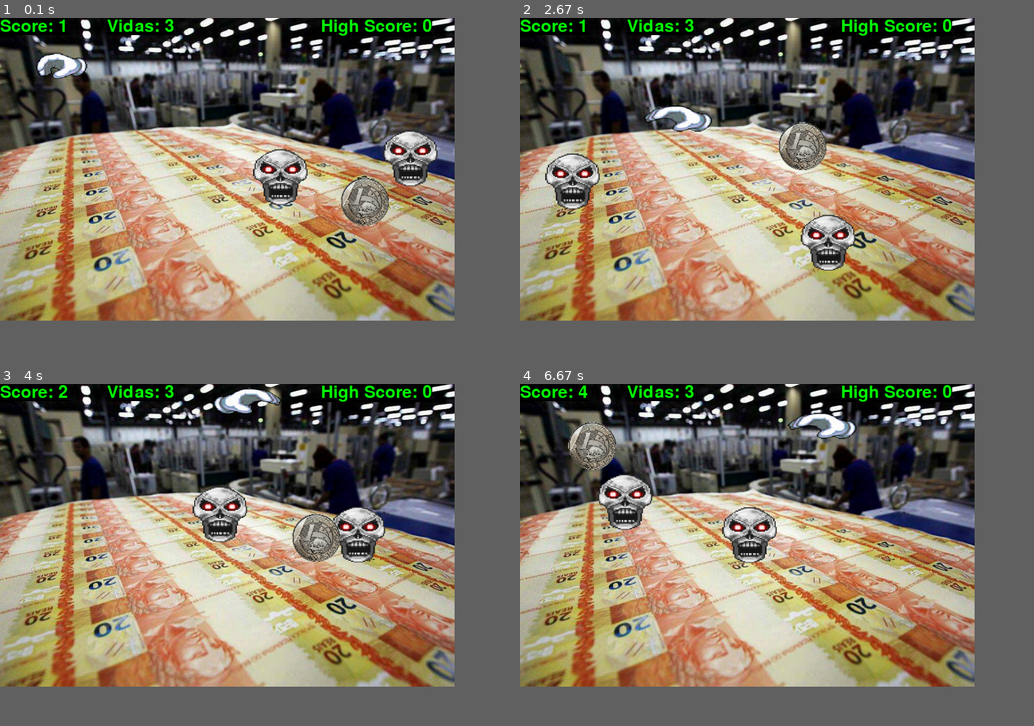
Above: before the commit, frames 1-4 (two rows, left to right).
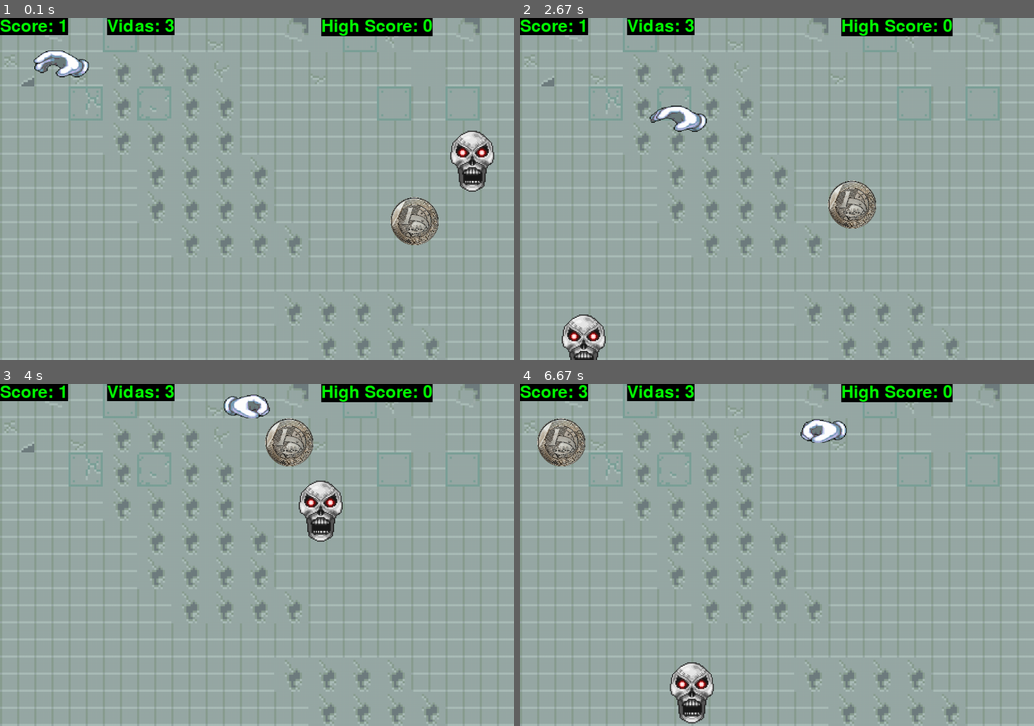
Above: after the commit, the same moments.

Repository: Rodrigosnrocha/INF1031-Projeto-Final
Game: pygame game, started from PROJ_PYGAME_AV09.py
The game is run twice, just before and just after one commit, with the same random seed, the same clock (stepped at 60 frames per second) and the same inputs.
Inputs:
- Up to frame 1 (0.1 s): no input
- Up to frame 2 (2.67 s): hold Right 0.33-0.8 s; hold Up 0.83-1.13 s; hold Right 1.17-1.63 s; hold Left 1.67-2.2 s; hold Down 2.23-2.53 s; hold Left from 2.57 s (still down)
- Up to frame 3 (4 s): release Left at 2.97 s; hold Up 3-3.37 s; hold Right from 3.4 s (still down)
- Up to frame 4 (6.67 s): release Right at 4.03 s; hold Down 4.07-4.43 s; hold Left 4.47-4.93 s; hold Right 4.97-5.43 s; hold Up 5.47-5.77 s; hold Right 5.8-6.27 s; hold Left from 6.3 s (still down)
The window is 796x531 before the commit and 900x600 after it. Grey fills any space a smaller window leaves; there, only what the larger window draws over its background counts as a difference.

The runs differ from the first frame. In frame 1, 75% of the frame differs, in the area x 0-97%, y 0-99%; in frame 2, 75%; in frame 3, 74%; in frame 4, 75%.

Commit message:
Sistema de tilesheets

Diff:
--- a/PROJ_PYGAME_AV09.py
+++ b/PROJ_PYGAME_AV09.py
@@ -42,9 +42,41 @@
     inimigo = {"rect":pygame.Rect(random_x,random_y,w,h),"posList":[random_x,random_y],"speed":generateSpeed(-1,1)}
     return inimigo
 
-
-width = 850
-height = 567
+def testLevel(coord):
+    x,y = coord[0],coord[1]
+    matrix = []
+    for i in range(x):
+        matrix.append([])
+        for j in range(y):
+            matrix[i].append(randint(0,9))
+    return matrix
+
+def generateQuads(x,y):
+    tile_groups = []
+    for h in range(3):
+        tile_quads = []
+        for i in range(x):
+            for j in range(y):
+                tile_quads.append((i * tile_size , j * tile_size + h*group_size, tile_size, tile_size))
+        tile_groups.append(tile_quads)
+    return tile_groups
+
+def loadMap(lines):
+    with open("level1.txt","r") as level1:
+        text_matrix = level1.readlines()
+        level_matrix = []
+        for i in range(lines):
+            level_matrix.append([])
+            for j in text_matrix[i]:
+                level_matrix[i].append(j)
+    return level_matrix
+
+tile_size = 64
+group_size = tile_size * 4
+level = 0
+screen_tiles = [15,10]
+width = tile_size * screen_tiles[0]
+height = tile_size * screen_tiles[1]
 
 white = (255, 255, 255)
 green = (0, 255, 0)
@@ -58,14 +90,16 @@
 except FileNotFoundError:
     high_score = 0
 
+display = pygame.display.set_mode((width,height))
+tilesheet = pygame.image.load("tilesheet.png")
+tile_pattern = ["0","1","2","3","4","5","6","7","8","9","A","B"]
+
+level_matrix = loadMap(screen_tiles[1])
+tile_groups = generateQuads(3,4)
 
 coin_rect = pygame.Rect(100,100,90,90)
 coin_speed = generateSpeed(-1,1)
 count = 0
-
-
-display = pygame.display.set_mode((width,height))
-
 
 font = pygame.font.Font('freesansbold.ttf', 32)
 img = pygame.image.load('coin_asset.png')
@@ -87,15 +121,15 @@
     hand_anim.append(pygame.transform.scale(sprite, (player_w, player_h)))
 player = {"rect":pygame.Rect(50,50,player_w,player_h),"speed":0,"anim":hand_anim,"frame":0}
 
-n = 2
-enemy_width = 82
-enemy_height = 144
-skull = pygame.transform.scale(skull,(enemy_width+20,enemy_height-40))
+
+enemy_width = 62
+enemy_height = 74
+skull = pygame.transform.scale(skull,(enemy_width+20,enemy_height+40))
 
 inimigos = []
-while len(inimigos) < n:
+while len(inimigos) < level+1:
     i = geraInimigos(enemy_width,enemy_height)
-    if distanceBetween((i["rect"].x,i["rect"].y),(player["rect"].x,player["rect"].y)) > 100:
+    if distanceBetween((i["rect"].x,i["rect"].y),(player["rect"].x,player["rect"].y)) > 300:
         inimigos.append(i)
 
 while True:
@@ -105,6 +139,10 @@
 
     for event in pygame.event.get():
         if event.type == QUIT:
+            if count > high_score:
+                high_score = count
+            with open("save.txt","w") as save:
+                save.write(str(high_score))
             pygame.quit()
             exit()
 
@@ -155,10 +193,10 @@
             inimigos.remove(i)
             hurt.play()
             #vidas += -1
-            while len(inimigos) < n:
-                j = geraInimigos(enemy_width,enemy_height)
-                if distanceBetween((j["rect"].x,j["rect"].y),(player["rect"].x,player["rect"].y)) > 100:
-                    inimigos.append(j)
+    while len(inimigos) < level+1:
+        j = geraInimigos(enemy_width,enemy_height)
+        if distanceBetween((j["rect"].x,j["rect"].y),(player["rect"].x,player["rect"].y)) > 300:
+            inimigos.append(j)
 
 
     if coin_rect.right >= display.get_width():
@@ -193,7 +231,7 @@
         pygame.quit()
         exit()
 
-    player["frame"] += 0.5
+    player["frame"] += 0.25
     if player["frame"] >= len(player["anim"]):
             player["frame"] = 0
 
@@ -201,10 +239,21 @@
     if facing_right:
         frame = pygame.transform.flip(frame,True,False)
 
-
-    display.blit(bg,(0,0))
+    if count >= 30:
+        level = 2
+    elif count >= 20:
+        level = 1
+
+    #display.blit(bg,(0,0))
+    for i in range(screen_tiles[1]):
+        for j in range(screen_tiles[0]):
+            tile_name = level_matrix[i][j]
+            if tile_name in tile_pattern:
+                tile = tile_pattern.index(tile_name)
+                display.blit(tilesheet,((j* tile_size),(i* tile_size)),tile_groups[level][tile])
+
+
     for i in inimigos:
-        #pygame.draw.rect(display,green,i["rect"])
         display.blit(skull,(i["rect"].x,i["rect"].y))
     display.blit(img,(coin_rect.x,coin_rect.y))
     display.blit(frame,(player["rect"].x,player["rect"].y))
--- /dev/null
+++ b/level1.txt
@@ -0,0 +1,10 @@
+01030040123A010
+504999A00400200
+0079B9900003030
+000999900000000
+000099990000000
+000099990000000
+000009999000000
+000000000000000
+000000009999000
+000000000999900
Binary file changed: sprites/tile000.png
Binary file changed: sprites/tile001.png
Binary file changed: sprites/tile002.png
Binary file changed: sprites/tile003.png
Binary file changed: sprites/tile004.png
Binary file changed: sprites/tile005.png
Binary file changed: sprites/tile006.png
Binary file changed: sprites/tile007.png
Binary file added: tilesheet.png
